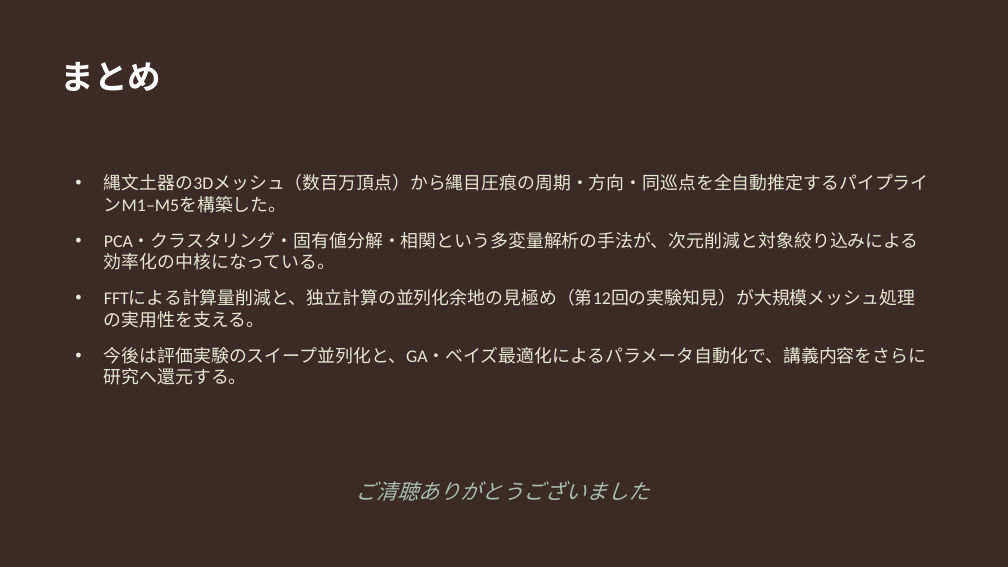
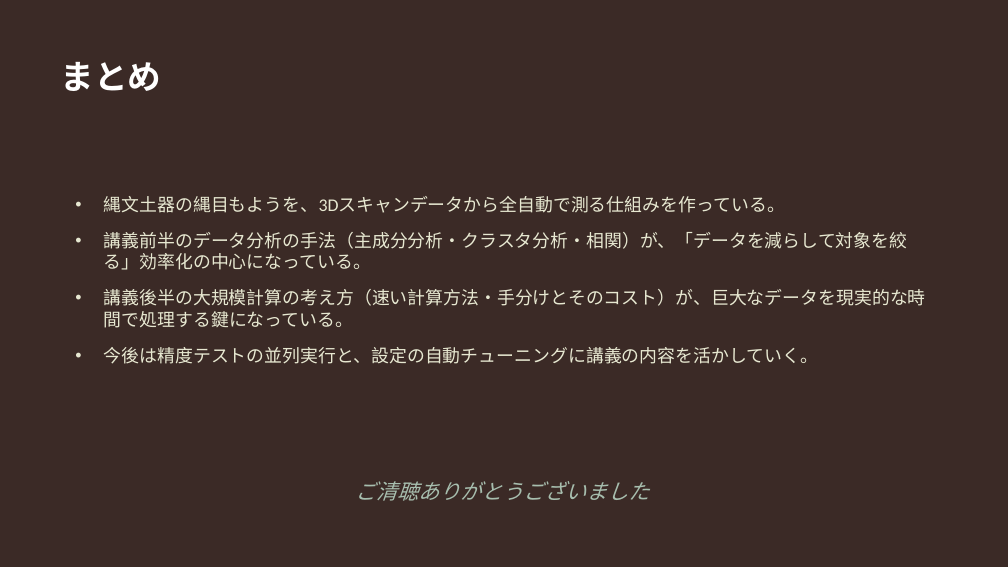
Before and after one commit to Ryusan09/MultivariatAanalysis, a slide deck: slide 10 of 13/第13回発表_修士研究と大規模計算.pptx. Drawn at 1008x567 pixels with LibreOffice and Linux fonts; fonts in the diff are those of the drawing. Boxes give left, top, right and bottom in pixels: in the first picture for what was removed or moved away, otherwise in the second. Text is boxed around its words. In the diff, an @@ line names an element or a change of style, - is before the commit and + after.

```diff
--- a/13/第13回発表_修士研究と大規模計算.pptx
+++ b/13/第13回発表_修士研究と大規模計算.pptx
@@ text at <box>104,196,926,364</box>: text changed @@
-• 縄文土器の3Dメッシュ（数百万頂点）から縄目圧痕の周期・方向・同巡点を全自動推定するパイプラインM1–M5を構築した。
-• PCA・クラスタリング・固有値分解・相関という多変量解析の手法が、次元削減と対象絞り込みによる効率化の中核になっている。
-• FFTによる計算量削減と、独立計算の並列化余地の見極め（第12回の実験知見）が大規模メッシュ処理の実用性を支える。
-• 今後は評価実験のスイープ並列化と、GA・ベイズ最適化によるパラメータ自動化で、講義内容をさらに研究へ還元する。
+• 縄文土器の縄目もようを、3Dスキャンデータから全自動で測る仕組みを作っている。
+• 講義前半のデータ分析の手法（主成分分析・クラスタ分析・相関）が、「データを減らして対象を絞る」効率化の中心になっている。
+• 講義後半の大規模計算の考え方（速い計算方法・手分けとそのコスト）が、巨大なデータを現実的な時間で処理する鍵になっている。
+• 今後は精度テストの並列実行と、設定の自動チューニングに講義の内容を活かしていく。
```
Also in this commit, not shown: 7 other slides changed, 2 slides added, 2 slides removed, 1 other file.
